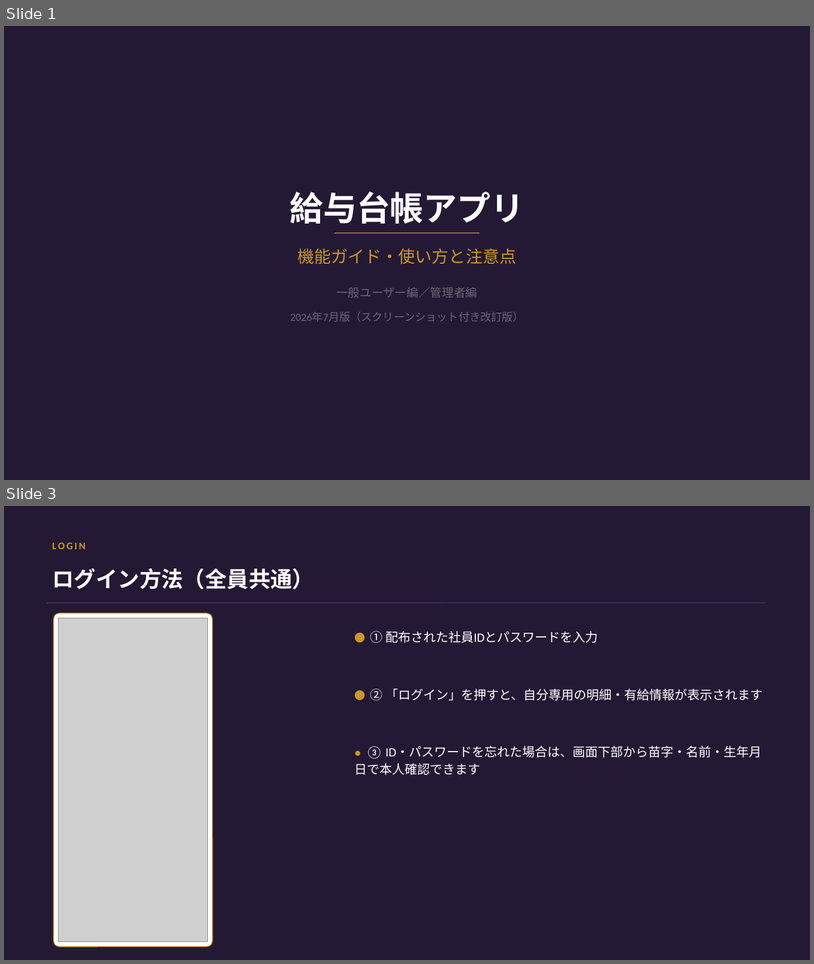
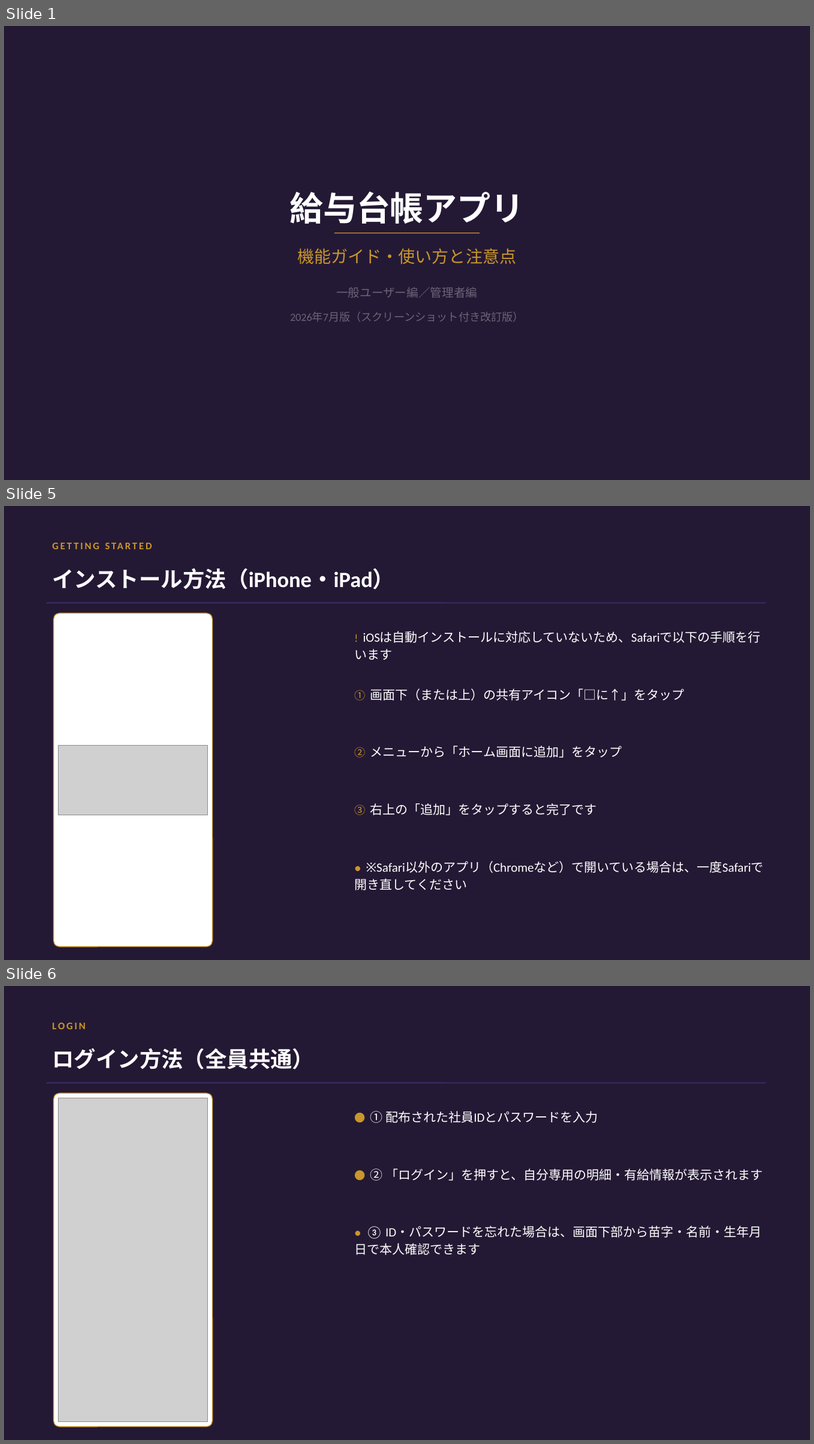
Before and after one commit to kawabataaoi/TestKyuuyomeisai, a slide deck: 給与台帳アプリ_機能ガイド.pptx. Shown one above the other, each under a label of ours: slides 1 and 3 before the commit, slides 1, 5 and 6 after it; the slides between them are not shown. The pictures are 814x964 and 814x1444 pixels, drawn with LibreOffice and Linux fonts; fonts in the diff are those of the drawing; grey boxes stand for pictures. Boxes give left, top, right and bottom in pixels: in the first picture for what was removed or moved away, otherwise in the second. Text is boxed around its words. In the diff, an @@ line names an element or a change of style, - is before the commit and + after.

```diff
--- a/給与台帳アプリ_機能ガイド.pptx
+++ b/給与台帳アプリ_機能ガイド.pptx
@@ slide 5 added at [4, 506, 810, 960], background #241934 @@
@@ text added at [47, 533, 410, 558], 12 pt, text #C9962C, bold @@
+GETTING STARTED
@@ text added at [52, 568, 395, 589], 26 pt, text #FFFFFF, bold @@
+インストール方法（iPhone・iPad）
@@ line added from (47, 603) to (766, 603), #3D2960 1.5 pt @@
@@ rounded rectangle added at [54, 613, 213, 946], fill #FFFFFF, outline #C9962C 1 pt @@
@@ text added at [363, 631, 761, 643], 15 pt, text #FFFFFF @@
+! iOSは自動インストールに対応していないため、Safariで以下の手順を行います
@@ text added at [354, 688, 685, 700], 15 pt, text #FFFFFF @@
+① 画面下（または上）の共有アイコン「□に↑」をタップ
@@ picture added at [59, 745, 208, 814] @@
@@ text added at [354, 745, 622, 757], 15 pt, text #FFFFFF @@
+② メニューから「ホーム画面に追加」をタップ
@@ text added at [354, 803, 597, 815], 15 pt, text #FFFFFF @@
+③ 右上の「追加」をタップすると完了です
@@ text added at [405, 861, 764, 873], 15 pt, text #FFFFFF @@
+● ※Safari以外のアプリ（Chromeなど）で開いている場合は、一度Safariで開き直してください
@@ what was slide 3 is now slide 6 @@
```
Also in this commit, not shown: 1 slide changed, 5 other slides added.
